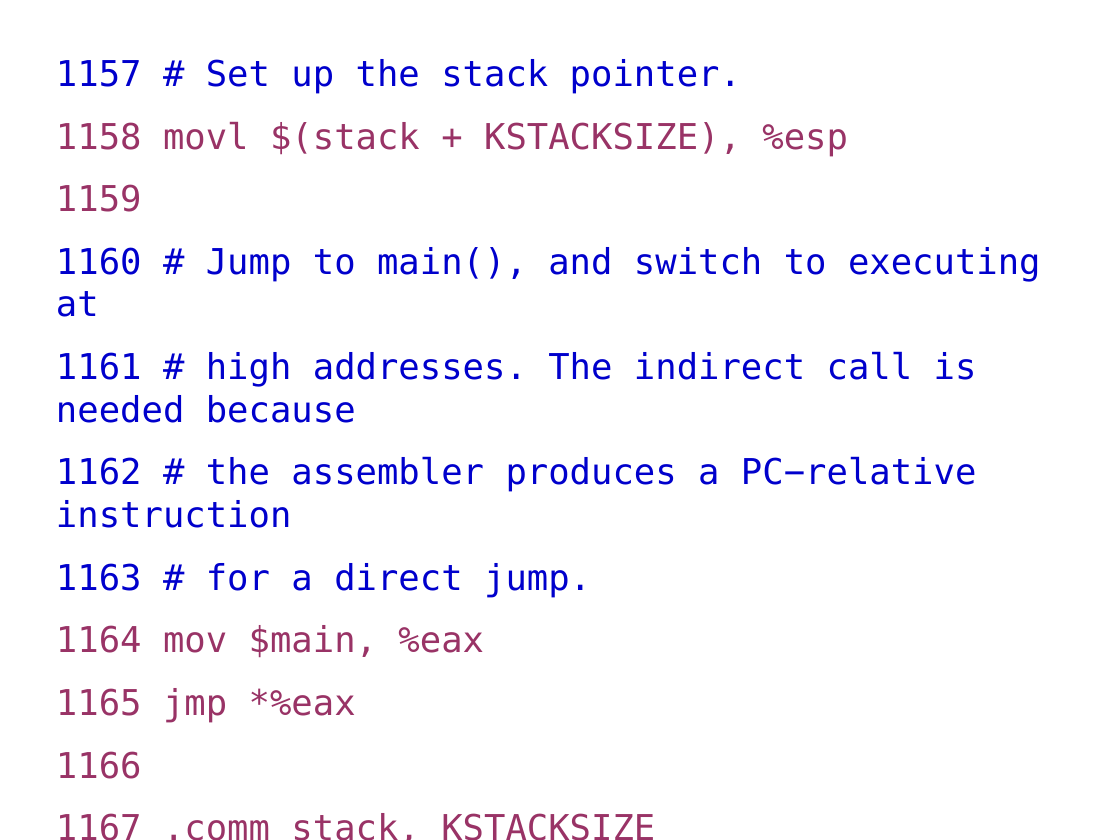
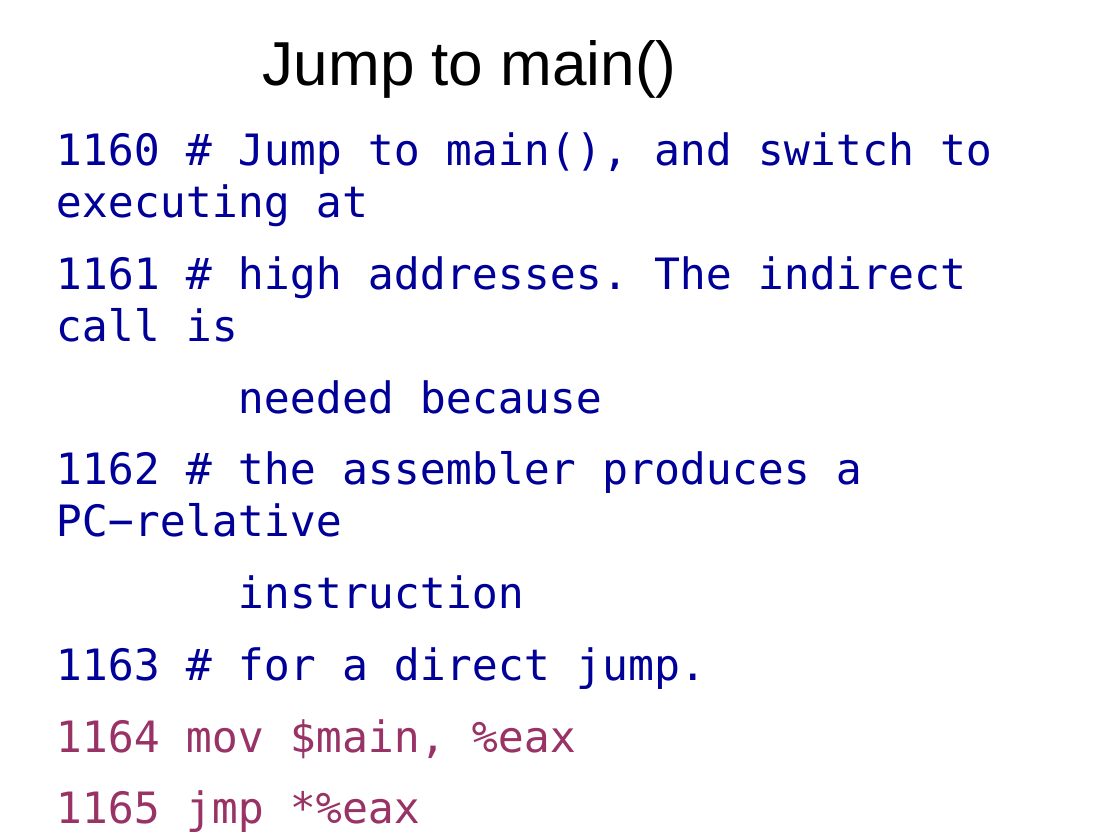
Before and after one commit to antonburtsev/cs5460, a slide deck: slide 23 of lectures/lecture09-kernel-init/lecture09-kernel-init.odp (slide 4 before the commit). Drawn at 1120x840 pixels with LibreOffice and Linux fonts; fonts in the diff are those of the drawing. Boxes give left, top, right and bottom in pixels: in the first picture for what was removed or moved away, otherwise in the second. Text is boxed around its words. In the diff, an @@ line names an element or a change of style, - is before the commit and + after.

```diff
--- a/lectures/lecture09-kernel-init/lecture09-kernel-init.odp
+++ b/lectures/lecture09-kernel-init/lecture09-kernel-init.odp
@@ text at [56, 59, 848, 212]: paragraphs removed @@
-1157 # Set up the stack pointer.
-1158 movl $(stack + KSTACKSIZE), %esp
-1159
@@ text at [56, 132, 992, 832]: paragraph removed @@
-1167 .comm stack, KSTACKSIZE
@@ title added at [263, 40, 677, 96], 44 pt, text #000000 @@
+Jump to main()
@@ text at [56, 132, 992, 832]: size 25.2 to 30.6 pt in "1160 # Jump to main(), and switch ...", "1163 # for a direct jump.", "1164 mov $main, %eax", "1165 jmp *%eax" and 1 more places; text colour #0000CC to #000099 in "1160 # Jump to main(), and switch ...", "1163 # for a direct jump." @@
@@ text at [56, 256, 966, 609]: text changed; size 25.2 to 30.6 pt; text colour #0000CC to #000099 @@
-1161 # high addresses. The indirect call is needed because
-1162 # the assembler produces a PC−relative instruction
+1161 # high addresses. The indirect call is
+needed because
+1162 # the assembler produces a PC−relative
+instruction
```
Also in this commit, not shown: 3 other slides changed, 23 slides added, 31 slides removed, 6 other files.
